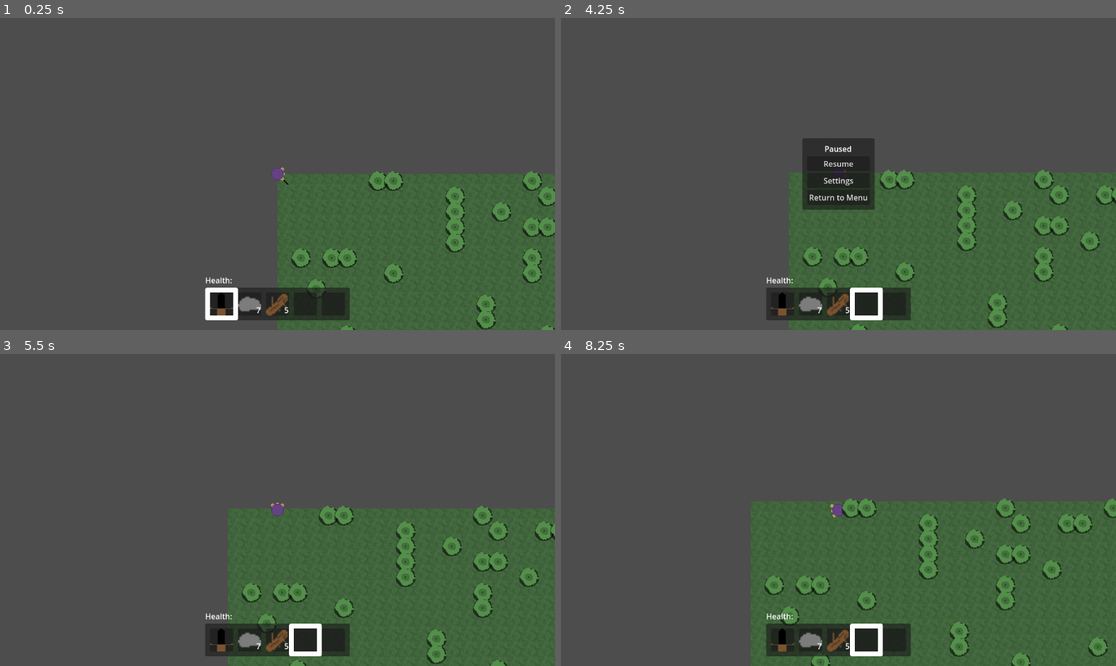
Above: before the commit, frames 1-4 (two rows, left to right).
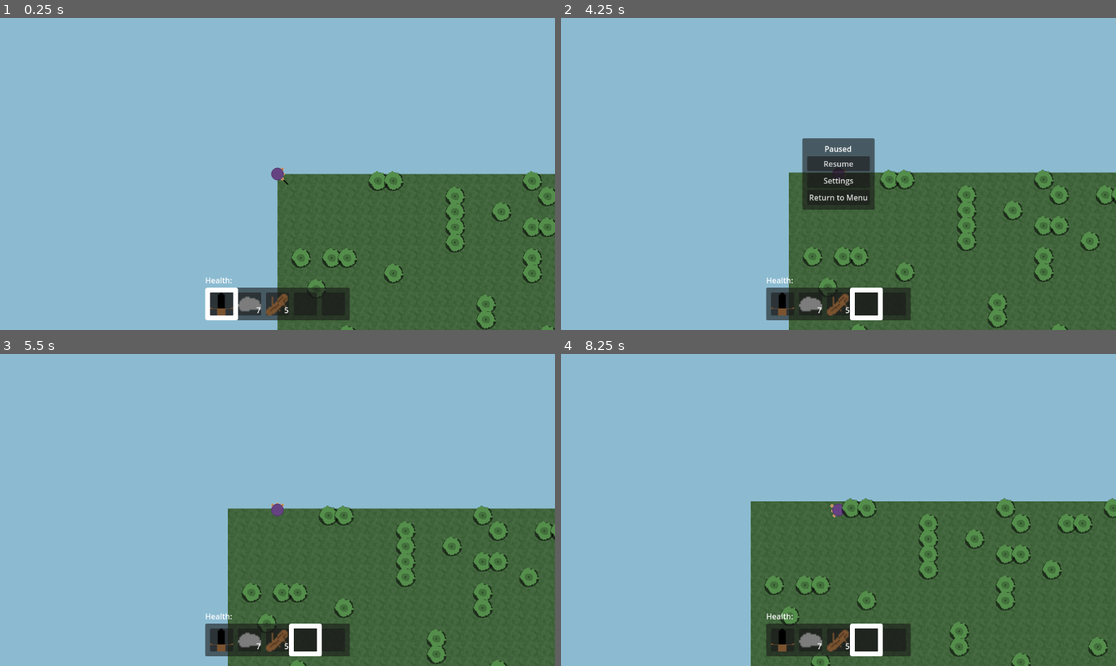
Above: after the commit, the same moments.

Repository: artmouse155/lets_survive
Game: Godot game, scene res://Scenes/WorldTest.tscn
Two runs of this game, one before a commit and one after it. Both use one fixed random seed, a clock stepped at 60 frames per second and the inputs below.
Inputs (mouse positions are in pixels of both pictures, inside the frame that each line leads up to):
- Up to frame 1 (0.25 s): no input
- Up to frame 2 (4.25 s): tap Enter at 0.5 s; press the mouse at (838, 174) at 0.53 s; hold D (right) 0.53-1.28 s; move the mouse to (727, 189) at 1.27 s; release the mouse at (727, 189) at 1.28 s; hold S (down) 1.28-2.03 s; tap X (drop) at 1.35 s; move the mouse to (894, 105) at 2.02 s; hold D (right) 2.03-2.78 s; tap 1 (select_0) at 2.1 s; move the mouse to (810, 236) at 2.77 s; hold W (up) 2.78-3.53 s; tap 2 (select_1) at 2.85 s; click (810, 236) at 2.92 s; move the mouse to (1005, 220) at 3.52 s; hold A (left) from 3.53 s (still down); tap 3 (select_3) at 3.6 s; tap Escape (pause) at 4.15 s
- Up to frame 3 (5.5 s): move the mouse to (111, 463) at 4.27 s; tap 4 (select_4) at 4.35 s; release A (left) at 5 s; click "Resume" at 5 s
- Up to frame 4 (8.25 s): tap Space at 5.75 s; move the mouse to (866, 510) at 5.77 s; hold S (down) 5.78-6.53 s; tap Mouse wheel down (select_next) at 5.85 s; click (866, 510) at 5.92 s; move the mouse to (755, 432) at 6.52 s; hold D (right) 6.53-7.28 s; tap Mouse wheel up (select_prev) at 6.6 s; move the mouse to (960, 494) at 7.27 s; press the mouse at (960, 494) at 7.28 s; hold W (up) 7.28-8.03 s; move the mouse to (727, 525) at 8.02 s; release the mouse at (727, 525) at 8.03 s; hold D (right) from 8.03 s (still down); tap X (drop) at 8.1 s; click (727, 525) at 8.17 s

The runs differ from the first frame. In frame 1, 74% of the frame differs, in the area x 0-100%, y 0-100%; in frame 2, 69%; in frame 3, 70%; in frame 4, 65%.

Commit message:
✨(sky) adding blue sky BG
Getting ready to add the chat

Diff:
--- a/Scenes/game_container.tscn
+++ b/Scenes/game_container.tscn
@@ -19,6 +19,15 @@
 world = NodePath("SubViewportContainer/SubViewport/World")
 metadata/_custom_type_script = "uid://pbgoqkx5pxk1"
 
+[node name="Sky" type="ColorRect" parent="."]
+layout_mode = 1
+anchors_preset = 15
+anchor_right = 1.0
+anchor_bottom = 1.0
+grow_horizontal = 2
+grow_vertical = 2
+color = Color(0.5494, 0.73431, 0.82, 1)
+
 [node name="SubViewportContainer" type="SubViewportContainer" parent="."]
 layout_mode = 1
 anchors_preset = 15
@@ -29,6 +38,7 @@
 stretch = true
 
 [node name="SubViewport" type="SubViewport" parent="SubViewportContainer"]
+transparent_bg = true
 handle_input_locally = false
 size = Vector2i(1152, 648)
 render_target_update_mode = 4
--- a/Scenes/game_ui.gd
+++ b/Scenes/game_ui.gd
@@ -12,6 +12,7 @@
 func _ready() -> void:
 	if !self_brain:
 		push_warning("No SelfBrain specified in GameUI. UI will not be able to communicate with player node.")
+
 
 func _process(_delta: float) -> void:
 
@@ -40,7 +41,7 @@
 			hotbar.hide()
 			return
 
-
+#region pause
 func set_pause(pause: bool) -> void:
 	get_tree().paused = pause
 	pause_screen.visible = get_tree().paused
@@ -48,8 +49,9 @@
 
 func resume() -> void:
 	set_pause(false)
+#endregion
 
-
+#region display
 func _on_player_inventory_updated(inventory : Array[Item], floating_item : Item) -> void:
 	hotbar.update_hotbar(inventory.slice(0,5))
 	inventory_ui.update(inventory, floating_item)
@@ -68,6 +70,7 @@
 	# TODO: Add toast saying "You got <item>
 	pass
 
+
 func _on_gui_input(event : InputEvent) -> void:
 	if event is InputEventMouseButton and event.pressed:
 		match event.button_index:
@@ -80,6 +83,7 @@
 func _set_self_movement_enabled(enabled : bool) -> void:
 	if self_brain:
 		self_brain.set_movement_enabled(enabled)
+
 
 func _emit_drop_floating() -> void:
 	if self_brain:
@@ -105,6 +109,12 @@
 	if self_brain:
 		self_brain.on_inv_slot_left_clicked(index)
 
+
 func _on_inventory_right_clicked(index: int) -> void:
 	if self_brain:
 		self_brain.on_inv_slot_right_clicked(index)
+#endregion
+
+#region chat
+
+#endregion
--- a/Scripts/game_node.gd
+++ b/Scripts/game_node.gd
@@ -9,10 +9,9 @@
 	menu_selected.emit(MainMenus.MENUS.TITLE)
 
 func loadGame(world_index : int, player_index : int) -> void:
-	var player_data := SaveLoad.get_player_save(player_index)
-	print(player_data)
+	var player_save := SaveLoad.get_player_save(player_index)
 	var world_data := SaveLoad.get_world_save(world_index)
-	world.generate_world(world_data.get_world_seed())
+	world.start(world_data.get_world_seed(), player_save)
 
 func testLoad(world_seed : String, player_save : PlayerSave) -> void:
 	world.start(world_seed, player_save)
